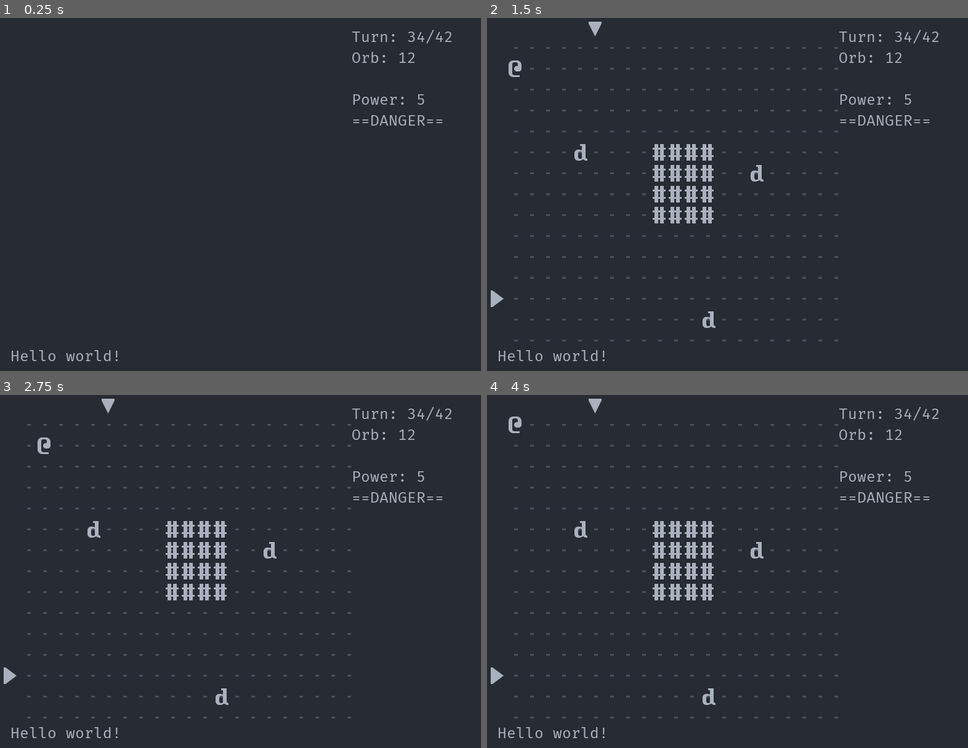
Above: before the commit, frames 1-4 (two rows, left to right).
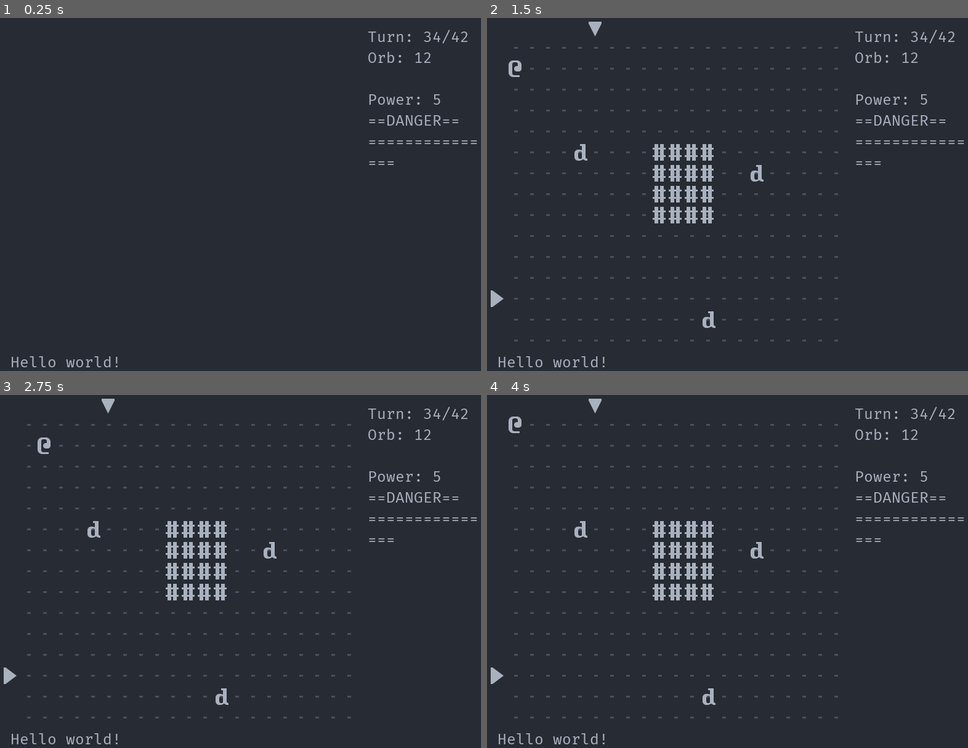
Above: after the commit, the same moments.

Repository: Bozar/GodotRoguelikeDemo
Game: Godot game, scene res://scene/main/MainScene.tscn
The game is run twice, just before and just after one commit, with the same random seed, the same clock (stepped at 60 frames per second) and the same inputs.
Inputs:
- Up to frame 1 (0.25 s): no input
- Up to frame 2 (1.5 s): tap Enter at 0.5 s; hold L (move_right) 0.53-1.28 s; tap Space (init_world) at 0.6, 1.25 s; hold J (move_down) from 1.28 s (still down); tap . (wait) at 1.35 s
- Up to frame 3 (2.75 s): tap Enter at 2 s; release J (move_down) at 2.03 s; hold L (move_right) from 2.03 s (still down); tap Space (init_world) at 2.1 s
- Up to frame 4 (4 s): tap Space (init_world) at 2.75, 3.6 s; release L (move_right) at 2.78 s; hold K (move_up) 2.78-3.53 s; tap . (wait) at 2.85 s; tap Enter at 3.5 s; hold H (move_left) from 3.53 s (still down)

The runs differ from the first frame. In frame 1, 1.4% of the frame differs, in the area x 2-100%, y 3-99%; in frame 2, 1.4%; in frame 3, 1.4%; in frame 4, 1.4%.

Commit message:
WIP: Redesign GUI.

Diff:
--- a/scene/gui/GUI.tscn
+++ /dev/null
@@ -1,60 +0,0 @@
-[gd_scene load_steps=4 format=2]
-
-[ext_resource path="res://resource/FiraCode-Regular.ttf" type="DynamicFontData" id=1]
-
-[sub_resource type="DynamicFont" id=1]
-size = 24
-font_data = ExtResource( 1 )
-
-[sub_resource type="DynamicFont" id=2]
-size = 24
-font_data = ExtResource( 1 )
-
-[node name="MarginContainer" type="MarginContainer"]
-modulate = Color( 0.670588, 0.698039, 0.74902, 1 )
-margin_left = 20.0
-margin_top = 20.0
-margin_right = 789.0
-margin_bottom = 570.0
-__meta__ = {
-"_edit_use_anchors_": false
-}
-
-[node name="HBoxContainer" type="HBoxContainer" parent="."]
-margin_right = 769.0
-margin_bottom = 550.0
-__meta__ = {
-"_edit_use_anchors_": false
-}
-
-[node name="VBoxContainer2" type="VBoxContainer" parent="HBoxContainer"]
-alignment = 2
-
-[node name="Label" type="Label" parent="HBoxContainer/VBoxContainer2"]
-margin_right = 550.0
-margin_bottom = 31.0
-rect_min_size = Vector2( 550, 0 )
-custom_fonts/font = SubResource( 1 )
-text = "Hello world!"
-__meta__ = {
-"_edit_use_anchors_": false
-}
-
-[node name="VBoxContainer" type="VBoxContainer" parent="HBoxContainer"]
-margin_left = 554.0
-margin_right = 754.0
-margin_bottom = 550.0
-
-[node name="Sidebar" type="Label" parent="HBoxContainer/VBoxContainer"]
-margin_right = 200.0
-margin_bottom = 167.0
-rect_min_size = Vector2( 200, 0 )
-custom_fonts/font = SubResource( 2 )
-text = "Turn: 34/42
-Orb: 12
-
-Power: 5
-==DANGER=="
-__meta__ = {
-"_edit_use_anchors_": false
-}
--- /dev/null
+++ b/scene/gui/MainGUI.tscn
@@ -0,0 +1,54 @@
+[gd_scene load_steps=4 format=2]
+
+[ext_resource path="res://resource/FiraCode-Regular.ttf" type="DynamicFontData" id=1]
+
+[sub_resource type="DynamicFont" id=1]
+size = 24
+font_data = ExtResource( 1 )
+
+[sub_resource type="DynamicFont" id=2]
+size = 24
+font_data = ExtResource( 1 )
+
+[node name="MarginContainer" type="MarginContainer"]
+modulate = Color( 0.670588, 0.698039, 0.74902, 1 )
+anchor_right = 1.0
+anchor_bottom = 1.0
+__meta__ = {
+"_edit_use_anchors_": false
+}
+
+[node name="HBoxContainer" type="HBoxContainer" parent="."]
+margin_right = 800.0
+margin_bottom = 1969.0
+
+[node name="Modeline" type="VBoxContainer" parent="HBoxContainer"]
+margin_top = 1938.0
+margin_right = 616.0
+margin_bottom = 1969.0
+size_flags_horizontal = 3
+size_flags_vertical = 8
+
+[node name="Bottom" type="Label" parent="HBoxContainer/Modeline"]
+margin_right = 616.0
+margin_bottom = 31.0
+custom_fonts/font = SubResource( 1 )
+text = "Hello world!"
+
+[node name="Panel" type="VBoxContainer" parent="HBoxContainer"]
+margin_left = 620.0
+margin_right = 800.0
+margin_bottom = 1969.0
+rect_min_size = Vector2( 180, 0 )
+
+[node name="Sidebar" type="Label" parent="HBoxContainer/Panel"]
+margin_right = 180.0
+margin_bottom = 235.0
+custom_fonts/font = SubResource( 2 )
+text = "Turn: 34/42
+Orb: 12
+
+Power: 5
+==DANGER==
+==============="
+autowrap = true
--- a/scene/main/MainScene.tscn
+++ b/scene/main/MainScene.tscn
@@ -4,16 +4,22 @@
 [ext_resource path="res://scene/main/Schedule.gd" type="Script" id=2]
 [ext_resource path="res://scene/main/InitWorld.gd" type="Script" id=3]
 [ext_resource path="res://scene/main/DungeonBoard.gd" type="Script" id=4]
-[ext_resource path="res://scene/gui/GUI.tscn" type="PackedScene" id=5]
 [ext_resource path="res://scene/main/MainScene.gd" type="Script" id=6]
 [ext_resource path="res://scene/main/PCAttack.gd" type="Script" id=7]
 [ext_resource path="res://scene/main/PCMove.gd" type="Script" id=8]
 [ext_resource path="res://scene/main/RemoveObject.gd" type="Script" id=9]
+[ext_resource path="res://scene/gui/MainGUI.tscn" type="PackedScene" id=10]
 
 [node name="MainScene" type="Node2D"]
 script = ExtResource( 6 )
 
-[node name="Control" parent="." instance=ExtResource( 5 )]
+[node name="MainGUI" parent="." instance=ExtResource( 10 )]
+margin_left = 20.0
+margin_top = 20.0
+margin_right = 780.0
+margin_bottom = 580.0
+size_flags_horizontal = 3
+size_flags_vertical = 3
 
 [node name="InitWorld" type="Node2D" parent="."]
 script = ExtResource( 3 )
